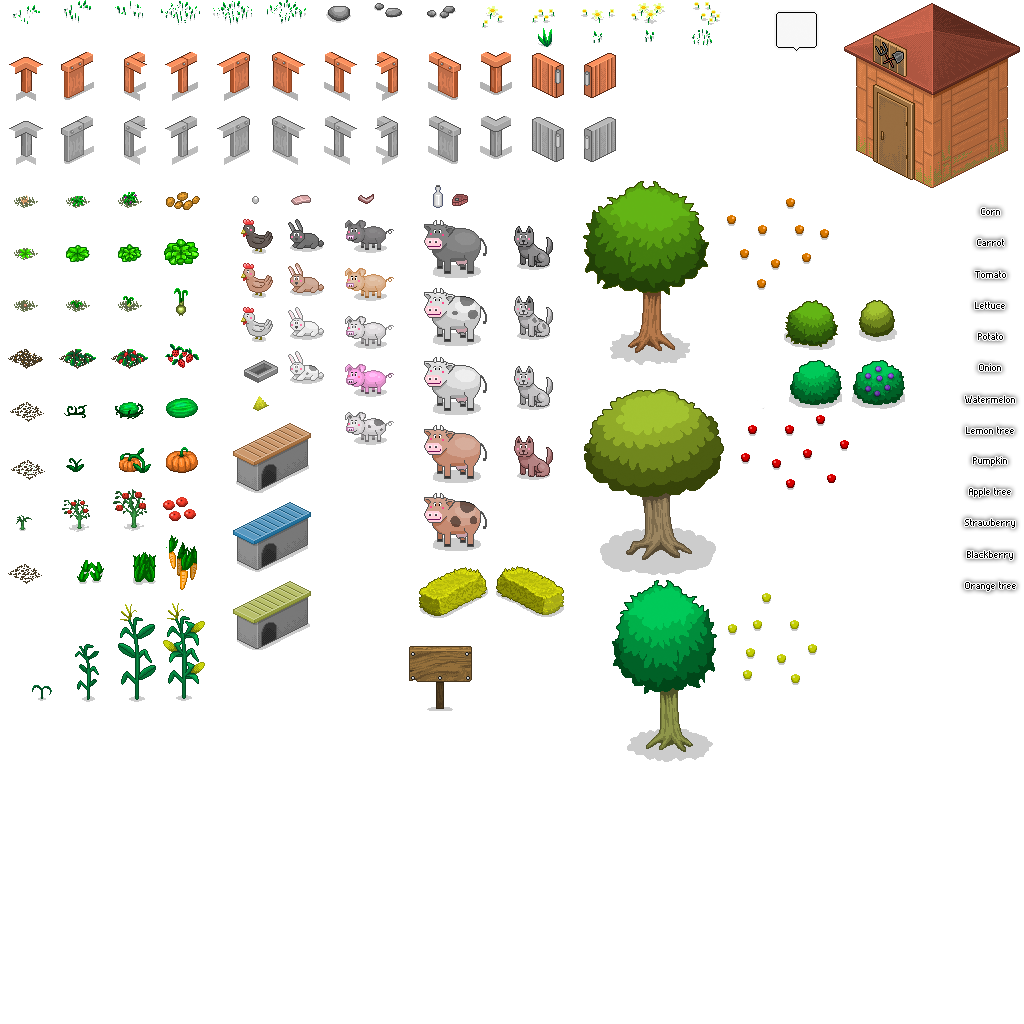
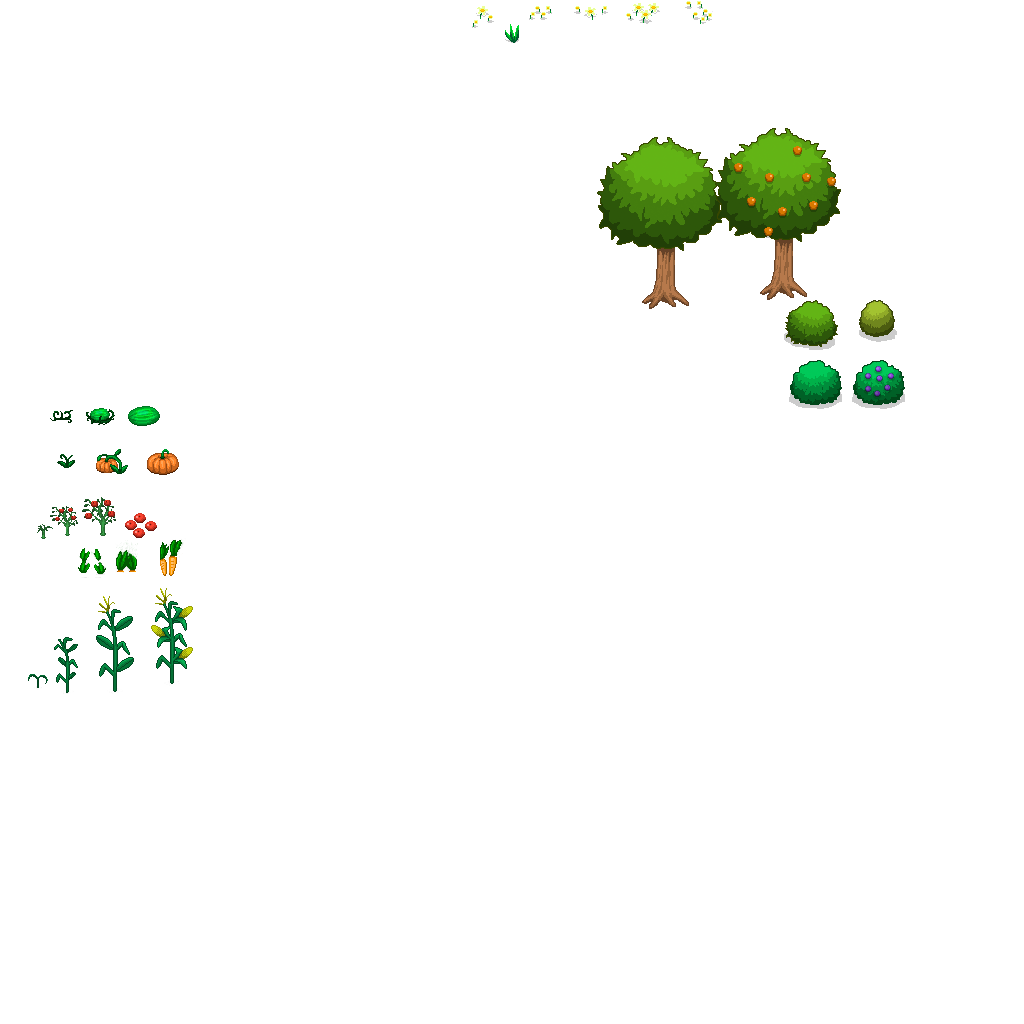
Comparing the layer stacks of the two 1024×1024 images. Changes:
added group "Flowers" with 5 layers above "Corn" over [left=472, top=1, right=713, bottom=28]
added group "Corn" with 4 layers above "Carrot" over [left=28, top=588, right=193, bottom=694]
added layer "Corn1" in group "Corn" over [left=54, top=637, right=78, bottom=694]
added layer "Corn2" in group "Corn" over [left=96, top=596, right=134, bottom=694]
added layer "Corn3" in group "Corn" over [left=151, top=588, right=193, bottom=686]
added group "Carrot" with 6 layers above "Tomato" over [left=78, top=538, right=186, bottom=578]
added layer "Carrot2" in group "Carrot" over [left=115, top=540, right=138, bottom=573]
added layer "CarrotIcon" in group "Carrot" over [left=160, top=538, right=186, bottom=576]
added group "Tomato" with 4 layers above "Pumpkin" over [left=37, top=497, right=157, bottom=539]
added layer "Tomato1" in group "Tomato" over [left=50, top=506, right=78, bottom=536]
added layer "Tomato2" in group "Tomato" over [left=82, top=497, right=116, bottom=536]
added layer "TomatoIcon" in group "Tomato" over [left=125, top=513, right=157, bottom=538]
added group "Pumpkin" with 3 layers above "Watermelon" over [left=57, top=449, right=179, bottom=475]
added layer "Pumpkin1" in group "Pumpkin" over [left=96, top=449, right=128, bottom=474]
added layer "PumpkinIcon" in group "Pumpkin" over [left=147, top=449, right=179, bottom=475]
added group "Watermelon" with 3 layers above "TreeOranges" over [left=50, top=406, right=160, bottom=426]
added group "TreeOranges" (1st of 2) with 2 layers above "Grass" over [left=597, top=128, right=841, bottom=309]
added layer "TreeOrangesFull" in group "TreeOranges" over [left=715, top=128, right=841, bottom=300]
added layer "TreeOranges" (2nd of 2, in "TreeOranges") in group "TreeOranges" over [left=597, top=137, right=723, bottom=309]
hid "farm", painted on it over [left=8, top=0, right=1021, bottom=762]
…and 16 more changes (16 added)
